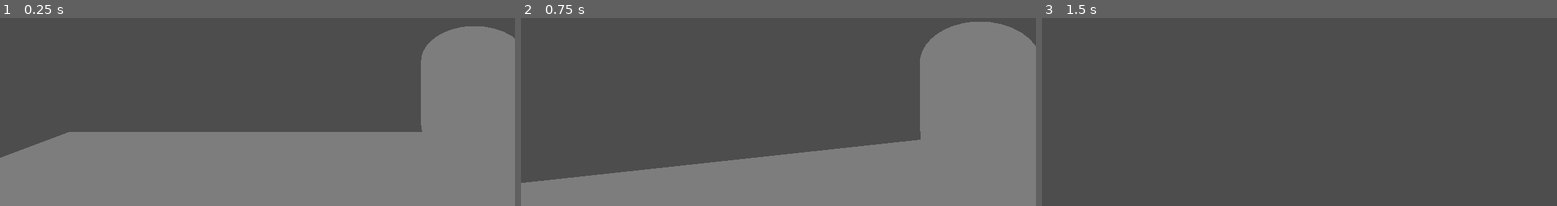
Above: before the commit, frames 1-3 (left to right).
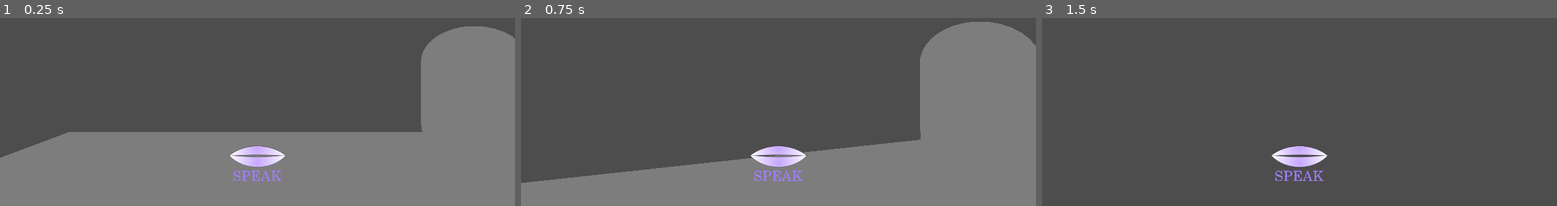
Above: after the commit, the same moments.

Repository: Shatterwaltz/Engrave
Game: Godot game, scene res://Main/Main.tscn
The game is run twice, just before and just after one commit, with the same random seed, the same clock (stepped at 60 frames per second) and the same inputs.
Inputs (mouse positions are in pixels of both pictures, inside the frame that each line leads up to):
- Up to frame 1 (0.25 s): no input
- Up to frame 2 (0.75 s): tap Enter at 0.5 s; move the mouse to (804, 61) at 0.52 s; hold W (forward) from 0.53 s (still down); right-click (804, 61) at 0.6 s
- Up to frame 3 (1.5 s): keep holding W (forward); tap Space (jump) at 0.77, 1.25 s; move the mouse to (1273, 63) at 1.27 s; right-click (1273, 63) at 1.35 s

The runs differ from the first frame. In frame 1, 1.0% of the frame differs, in the area x 44-56%, y 67-87%; in frame 2, 1.0%; in frame 3, 1.0%, in the area x 44-56%, y 68-87%.
Error after the commit: Parse Error: Preload file "res://Assets/UI/take.png" does not exist. (res://UI/interact_prompt.gd:5)

Commit message:
take interaction prompt

Diff:
--- a/Entities/NPCs/veil.gd
+++ b/Entities/NPCs/veil.gd
@@ -6,4 +6,4 @@
 
 func _on_interact():
 	print("Oh, I've been interacted...?")
-	interactable.interaction_type = Enums.InteractionType.EXAMINE
+	interactable.interaction_type = Enums.InteractionType.TAKE
--- a/UI/interact_prompt.gd
+++ b/UI/interact_prompt.gd
@@ -2,6 +2,7 @@
 
 const EXAMINE: Texture2D = preload("res://Assets/UI/examine.png")
 const INTERACT_SPEAK: Texture2D = preload("res://Assets/UI/interact_speak.png")
+const INTERACT_TAKE: Texture2D = preload("res://Assets/UI/take.png")
 
 var previous_interaction_type: Enums.InteractionType = Enums.InteractionType.SPEAK
 
@@ -12,6 +13,8 @@
 				texture = INTERACT_SPEAK
 			Enums.InteractionType.EXAMINE:
 				texture = EXAMINE
+			Enums.InteractionType.TAKE:
+				texture = INTERACT_TAKE
 		previous_interaction_type = interaction_type
 	visible = true
 
Binary file changed: Assets/UI/interact_speak.png
Binary file added: Assets/UI/interact_take.png
Not shown, added: Assets/UI/interact_take.png.import
